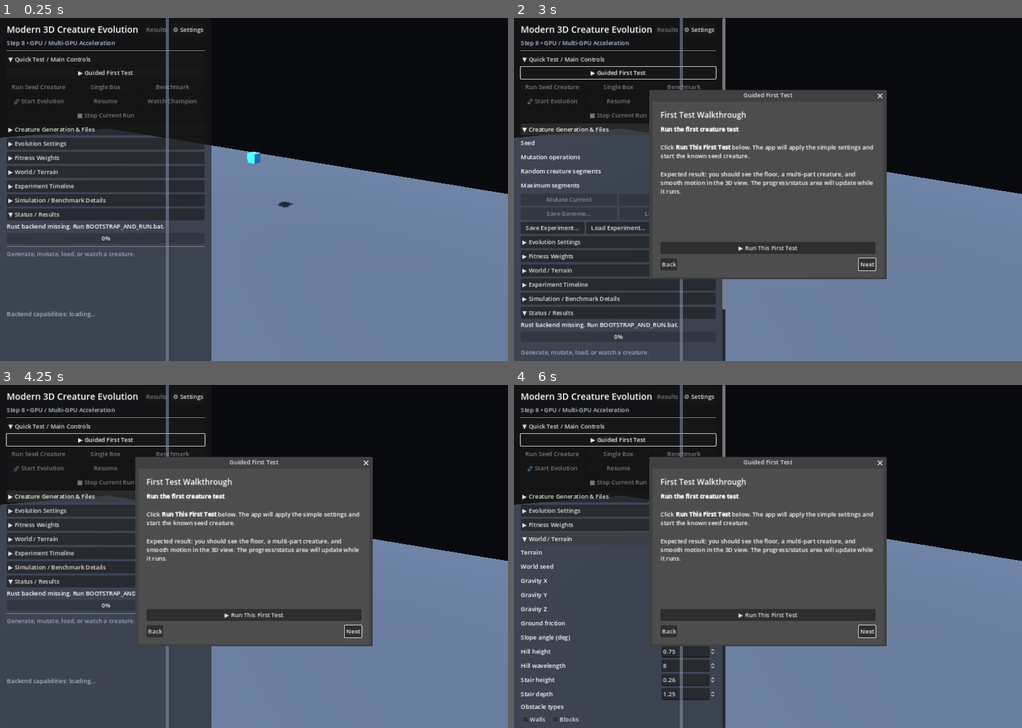
Above: before the commit, frames 1-4 (two rows, left to right).
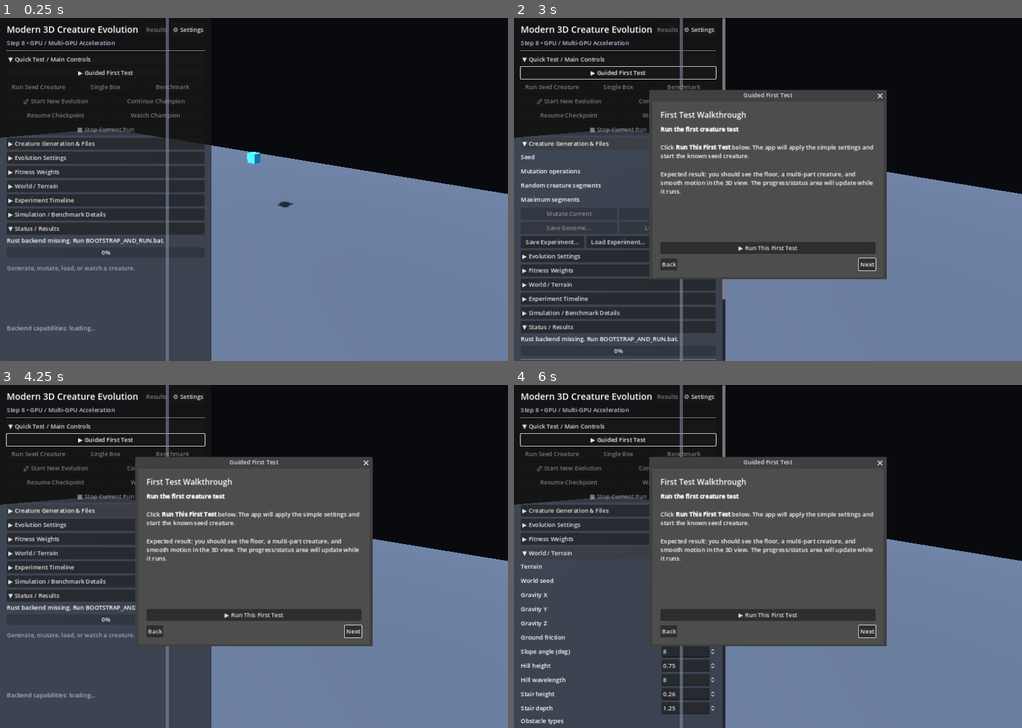
Above: after the commit, the same moments.

Repository: Quest79/Modern-3D-Creature-Evolution
Game: Godot game, scene res://main.tscn
Two runs of this game, one before a commit and one after it. Both use one fixed random seed, a clock stepped at 60 frames per second and the inputs below.
Inputs:
- Up to frame 1 (0.25 s): no input
- Up to frame 2 (3 s): click "▶ Guided First Test" at 0.5 s; click "Next" at 1.25 s; click "Next" at 2 s; click "▶ Creature Generation & Files" at 2.75 s
- Up to frame 3 (4.25 s): click "▼ Creature Generation & Files" at 3.5 s
- Up to frame 4 (6 s): click "▶ Fitness Weights" at 4.25 s; click "▼ Fitness Weights" at 5 s; click "▶ World / Terrain" at 5.75 s

The runs differ from the first frame. In frame 1, 3.5% of the frame differs, in the area x 1-41%, y 23-92%; in frame 2, 4.0%, in the area x 1-42%, y 23-100%; in frame 3, 2.9%; in frame 4, 2.0%.

Commit message:
Add random founders and continuous champion evolution UI

Diff:
--- a/apps/godot/main.gd
+++ b/apps/godot/main.gd
@@ -36,6 +36,7 @@
 var _evolution_mutations_spin: SpinBox
 var _mutation_probability_spin: SpinBox
 var _structural_mutation_spin: SpinBox
+var _major_structural_mutation_spin: SpinBox
 var _motor_strength_spin: SpinBox
 var _trials_spin: SpinBox
 var _trial_aggregation_option: OptionButton
@@ -80,6 +81,7 @@
 var _live_button: Button
 var _batch_button: Button
 var _evolve_button: Button
+var _continue_champion_button: Button
 var _resume_evolution_button: Button
 var _watch_champion_button: Button
 var _stop_button: Button
@@ -178,6 +180,7 @@
 var _trials_per_creature := 1
 var _trial_aggregation := "mean"
 var _structural_mutation_chance := 0.30
+var _major_structural_mutation_chance := 0.10
 var _timeline_entries: Array = []
 var _timeline_next_id := 1
 var _experiment_name := "Experiment"
@@ -617,26 +620,44 @@
     quick_section.add_child(quick_evolution_row)
 
     _evolve_button = Button.new()
-    _evolve_button.text = "🧬 Start Evolution"
+    _evolve_button.text = "🧬 Start New Evolution"
+    _evolve_button.tooltip_text = (
+        "Generate a fresh random founder morphology, then evolve it."
+    )
     _evolve_button.size_flags_horizontal = Control.SIZE_EXPAND_FILL
     _evolve_button.pressed.connect(_on_evolve_pressed)
     quick_evolution_row.add_child(_evolve_button)
 
+    _continue_champion_button = Button.new()
+    _continue_champion_button.text = "Continue Champion"
+    _continue_champion_button.tooltip_text = (
+        "Use the current/final champion as the founder and evolve it for the "
+        + "configured number of additional generations."
+    )
+    _continue_champion_button.size_flags_horizontal = Control.SIZE_EXPAND_FILL
+    _continue_champion_button.disabled = true
+    _continue_champion_button.pressed.connect(_on_continue_champion_pressed)
+    quick_evolution_row.add_child(_continue_champion_button)
+
+    var quick_evolution_row_2 := HBoxContainer.new()
+    quick_evolution_row_2.add_theme_constant_override("separation", 6)
+    quick_section.add_child(quick_evolution_row_2)
+
     _resume_evolution_button = Button.new()
-    _resume_evolution_button.text = "Resume"
+    _resume_evolution_button.text = "Resume Checkpoint"
     _resume_evolution_button.size_flags_horizontal = Control.SIZE_EXPAND_FILL
     _resume_evolution_button.disabled = not FileAccess.file_exists(
         _evolution_checkpoint_path()
     )
     _resume_evolution_button.pressed.connect(_on_resume_evolution_pressed)
-    quick_evolution_row.add_child(_resume_evolution_button)
+    quick_evolution_row_2.add_child(_resume_evolution_button)
 
     _watch_champion_button = Button.new()
     _watch_champion_button.text = "Watch Champion"
     _watch_champion_button.size_flags_horizontal = Control.SIZE_EXPAND_FILL
     _watch_champion_button.disabled = true
     _watch_champion_button.pressed.connect(_on_watch_champion_pressed)
-    quick_evolution_row.add_child(_watch_champion_button)
+    quick_evolution_row_2.add_child(_watch_champion_button)
 
     _stop_button = Button.new()
     _stop_button.text = "■ Stop Current Run"
@@ -741,6 +762,20 @@
         1.0,
         _structural_mutation_chance,
         0.01
+    )
+    _structural_mutation_spin.tooltip_text = (
+        "Chance an occurring mutation changes body structure instead of only a trait/brain value."
+    )
+    _major_structural_mutation_spin = _add_number_row(
+        evolution_section,
+        "Major structural mutation chance",
+        0.0,
+        1.0,
+        _major_structural_mutation_chance,
+        0.01
+    )
+    _major_structural_mutation_spin.tooltip_text = (
+        "Within structural mutations, chance of a larger jump such as adding a new 2-4 segment limb."
     )
     _motor_strength_spin = _add_number_row(
         evolution_section, "Motor activation", 0.0, 1.0, _motor_strength, 0.01
@@ -769,6 +804,7 @@
 
     _mutation_probability_spin.value_changed.connect(_on_schedule_base_changed)
     _structural_mutation_spin.value_changed.connect(_on_schedule_base_changed)
+    _major_structural_mutation_spin.value_changed.connect(_on_schedule_base_changed)
     _motor_strength_spin.value_changed.connect(_on_schedule_base_changed)
     _trials_spin.value_changed.connect(_on_schedule_base_changed)
 
@@ -1200,11 +1236,27 @@
     load_champion_button.pressed.connect(_on_load_archived_champion)
     champion_buttons.add_child(load_champion_button)
 
+    var continue_champion_button := Button.new()
+    continue_champion_button.text = "Continue Selected Champion"
+    continue_champion_button.tooltip_text = (
+        "Start a new evolution lineage from this generation champion for the "
+        + "currently configured number of generations."
+    )
+    continue_champion_button.size_flags_horizontal = Control.SIZE_EXPAND_FILL
+    continue_champion_button.pressed.connect(_on_continue_archived_champion)
+    champion_buttons.add_child(continue_champion_button)
+
     var compare_champion_button := Button.new()
     compare_champion_button.text = "Compare Selected vs Final"
     compare_champion_button.size_flags_horizontal = Control.SIZE_EXPAND_FILL
     compare_champion_button.pressed.connect(_on_compare_archived_champion)
     champion_buttons.add_child(compare_champion_button)
+
+    var open_champions_button := Button.new()
+    open_champions_button.text = "Open Saved Champions"
+    open_champions_button.tooltip_text = "Open the persistent champions folder."
+    open_champions_button.pressed.connect(_on_open_champions_folder)
+    champions_tab.add_child(open_champions_button)
 
     var lineage_tab := VBoxContainer.new()
     lineage_tab.name = "Lineage"
@@ -2022,6 +2074,39 @@
     )
 
 
+func _on_continue_archived_champion() -> void:
+    var selected := _results_champion_list.get_selected_items()
+    if selected.is_empty() or _results_data.is_empty():
+        return
+
+    var result: Dictionary = _results_data.get("result", {})
+    var archive: Array = result.get("champion_archive", [])
+    var index := int(selected[0])
+    if index < 0 or index >= archive.size():
+        return
+    if typeof(archive[index]) != TYPE_DICTIONARY:
+        return
+
+    var entry: Dictionary = archive[index]
+    var genome_value = entry.get("genome", {})
+    if typeof(genome_value) != TYPE_DICTIONARY:
+        _set_status("This results file does not retain that champion genome.")
+        return
+
+    _current_genome = genome_value.duplicate(true)
+    _current_genome_source = "generation %d champion #%s" % [
+        int(entry.get("generation", 0)),
+        str(entry.get("individual_id", 0)),
+    ]
+    _results_window.hide()
+    _start_evolution_run(true)
+
+
+func _on_open_champions_folder() -> void:
+    _ensure_portable_directories()
+    OS.shell_open(_portable_champions_dir())
+
+
 func _on_compare_archived_champion() -> void:
     var selected := _results_champion_list.get_selected_items()
     if selected.is_empty() or _results_data.is_empty():
@@ -2427,6 +2512,7 @@
 
 func _on_schedule_base_changed(_value: float) -> void:
     _structural_mutation_chance = float(_structural_mutation_spin.value)
+    _major_structural_mutation_chance = float(_major_structural_mutation_spin.value)
     _motor_strength = float(_motor_strength_spin.value)
     _trials_per_creature = int(_trials_spin.value)
     _save_settings()
@@ -2990,6 +3076,16 @@
         )
     )
     _structural_mutation_chance = clampf(_structural_mutation_chance, 0.0, 1.0)
+    _major_structural_mutation_chance = float(
+        config.get_value(
+            "evolution",
+            "major_structural_mutation_chance",
+            _major_structural_mutation_chance
+        )
+    )
+    _major_structural_mutation_chance = clampf(
+        _major_structural_mutation_chance, 0.0, 1.0
+    )
 
     _accelerator_mode = str(
         config.get_value("accelerator", "mode", _accelerator_mode)
@@ -3084,6 +3180,11 @@
         "structural_mutation_chance",
         _structural_mutation_chance
     )
+    config.set_value(
+        "evolution",
+        "major_structural_mutation_chance",
+        _major_structural_mutation_chance
+    )
     config.set_value("accelerator", "mode", _accelerator_mode)
     config.set_value("accelerator", "gpu_ids", _gpu_ids)
     config.set_value("accelerator", "batch_size", _gpu_batch_size)
@@ -3452,9 +3553,20 @@
 
 
 func _on_evolve_pressed() -> void:
+    _start_evolution_run(false)
+
+
+func _on_continue_champion_pressed() -> void:
+    _start_evolution_run(true)
+
+
+func _start_evolution_run(continue_current: bool) -> void:
     if not _can_start_action("evolution"):
         return
 
+    if continue_current and _current_genome.is_empty():
+        _set_status("No champion/creature is loaded to continue.")
+        return
     if int(_tournament_spin.value) > int(_population_spin.value):
         _set_status("Tournament size cannot exceed population.")
         return
@@ -3468,7 +3580,12 @@
     _results_data.clear()
     _results_button.disabled = true
     _watch_champion_button.disabled = true
-    _metrics.text = "[color=#9aa7bd]Creating and evaluating generation 1...[/color]"
+    _continue_champion_button.disabled = true
+    _metrics.text = (
+        "[color=#9aa7bd]Continuing champion lineage...[/color]"
+        if continue_current
+        else "[color=#9aa7bd]Generating a fresh random founder and generation 1...[/color]"
+    )
 
     var champion_path := _evolution_champion_path()
     var results_path := _evolution_results_path()
@@ -3486,9 +3603,6 @@
         _set_status("Could not write runtime experiment configuration.")
         return
 
-    # A normal evolution run should explore a new stochastic lineage every time.
-    # Store the generated seed in the control/results so this exact run can still
-    # be reproduced deliberately if needed.
     var evolution_seed := _fresh_evolution_seed()
     _seed_spin.value = evolution_seed
 
@@ -3503,6 +3617,8 @@
         "--mutations", str(int(_evolution_mutations_spin.value)),
         "--mutation-probability", str(_mutation_probability_spin.value),
         "--structural-mutation-chance", str(_structural_mutation_spin.value),
+        "--major-structural-mutation-chance",
+            str(_major_structural_mutation_spin.value),
         "--max-segments", str(int(_max_segments_spin.value)),
         "--seed", str(evolution_seed),
         "--workers", str(int(_workers_spin.value)),
@@ -3525,16 +3641,19 @@
     ])
     args.append_array(_accelerator_cli_args())
 
-    if not _current_genome.is_empty():
+    if continue_current:
         var parent_path := _runtime_path("evolution_parent.json")
         if not _write_genome_file(parent_path, _current_genome):
-            _set_status("Could not write evolution parent genome.")
+            _set_status("Could not prepare champion as the next founder.")
             return
         args.append_array(PackedStringArray(["--genome", parent_path]))
-
-    _set_status("Starting evolution process...")
+    else:
+        args.append("--random-ancestor")
+
+    var run_label := "champion continuation" if continue_current else "new random lineage"
+    _set_status("Starting %s..." % run_label)
     if _start_job("evolution", args):
-        _set_status("Evolution process started • waiting for generation 1")
+        _set_status("%s started • waiting for generation 1" % run_label.capitalize())
 
 
 func _on_resume_evolution_pressed() -> void:
@@ -3576,6 +3695,7 @@
         "--mutations", str(int(_evolution_mutations_spin.value)),
         "--mutation-probability", str(_mutation_probability_spin.value),
         "--structural-mutation-chance", str(_structural_mutation_spin.value),
+        "--major-structural-mutation-chance", str(_major_structural_mutation_spin.value),
         "--max-segments", str(int(_max_segments_spin.value)),
         "--seed", str(int(_seed_spin.value)),
         "--workers", str(int(_workers_spin.value)),
@@ -3743,6 +3863,8 @@
                 "max_half_extent": 15.0,
                 "structural_mutation_chance":
                     float(_structural_mutation_spin.value),
+                "major_structural_mutation_chance":
+                    float(_major_structural_mutation_spin.value),
             },
             "trials_per_creature": int(_trials_spin.value),
             "trial_aggregation": _trial_aggregation_value(),
@@ -3906,6 +4028,12 @@
             mutation.get(
                 "structural_mutation_chance",
                 _structural_mutation_spin.value
+            )
+        )
+        _major_structural_mutation_spin.value = float(
+            mutation.get(
+                "major_structural_mutation_chance",
+                _major_structural_mutation_spin.value
             )
         )
 
@@ -4472,6 +4600,7 @@
         "--mutations", str(int(_evolution_mutations_spin.value)),
         "--mutation-probability", str(_mutation_probability_spin.value),
         "--structural-mutation-chance", str(_structural_mutation_spin.value),
+        "--major-structural-mutation-chance", str(_major_structural_mutation_spin.value),
         "--max-segments", str(int(_max_segments_spin.value)),
         "--seed", str(int(_seed_spin.value)),
         "--workers", str(int(_workers_spin.value)),
@@ -5397,6 +5526,9 @@
     _live_button.disabled = disabled
     _batch_button.disabled = disabled
     _evolve_button.disabled = disabled
+    _continue_champion_button.disabled = (
+        disabled or _current_genome.is_empty()
+    )
     _resume_evolution_button.disabled = (
         disabled or not FileAccess.file_exists(_evolution_checkpoint_path())
     )
@@ -5457,10 +5589,11 @@
             _build_world_from_geometry(event.get("world_geometry", []))
             _progress_bar.value = 0
             _set_status(
-                "Evolution started • %s survivors • requested eval pool %s • %s generations"
+                "Evolution started • %s founder • %s segments • %s survivors • %s generations"
                 % [
+                    str(event.get("ancestor_source", "unknown")),
+                    str(event.get("ancestor_segments", 0)),
                     str(event.get("population", 0)),
-                    str(event.get("evaluation_pool", event.get("population", 0))),
                     str(event.get("generations", 0)),
                 ]
             )
@@ -5563,6 +5696,7 @@
             )
             _build_creature_from_genome(_current_genome)
             _has_evolution_champion = not _current_genome.is_empty()
+            _continue_champion_button.disabled = _current_genome.is_empty()
 
             var final_settings_value = event.get("final_settings", {})
             if typeof(final_settings_value) == TYPE_DICTIONARY:
@@ -5608,7 +5742,9 @@
                     ]
                 + "[cell]Brain outputs[/cell][cell]%s[/cell]" % str(event.get("champion_brain_outputs", 0))
                 + "[cell]Wall time[/cell][cell]%.3f s[/cell]" % float(event.get("wall_seconds", 0.0))
-                + "[cell]Next[/cell][cell]Click Watch Champion[/cell]"
+                + "[cell]Saved champion[/cell][cell]%s[/cell]" % archived_champion
+                + "[cell]Next[/cell][cell]Watch it, or Continue Champion for another %s generations[/cell]"
+                    % str(int(_generations_spin.value))
                 + "[/table]"
             )
             _job_pid = 0
